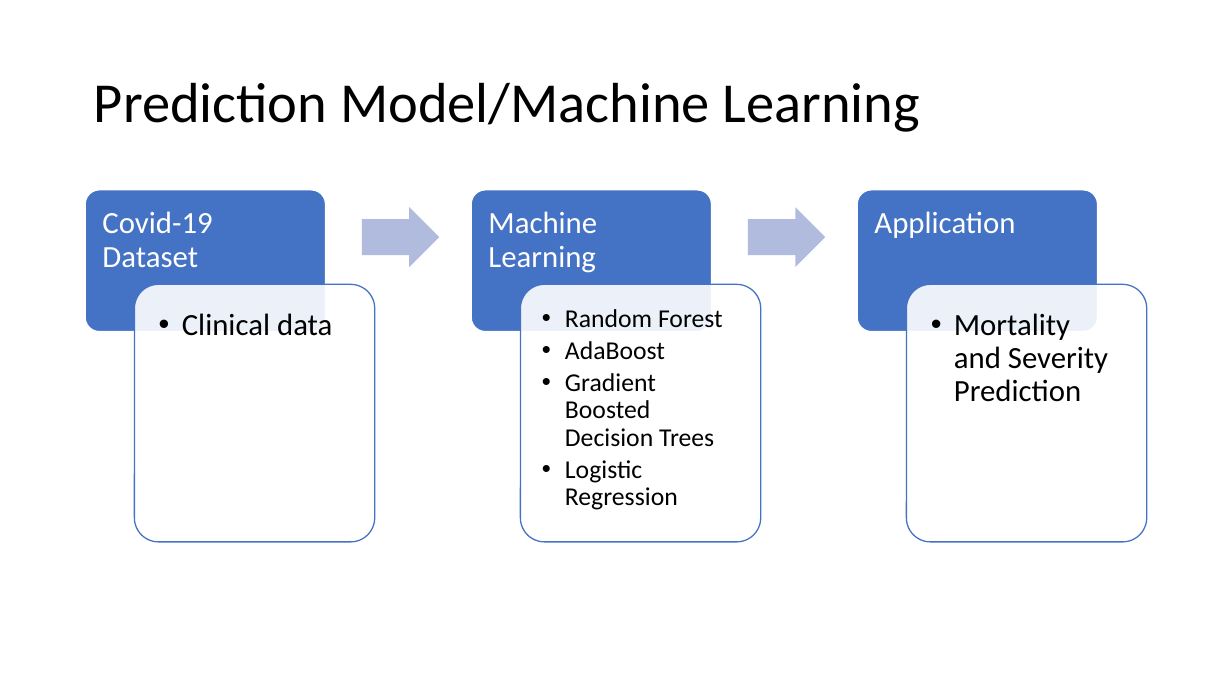
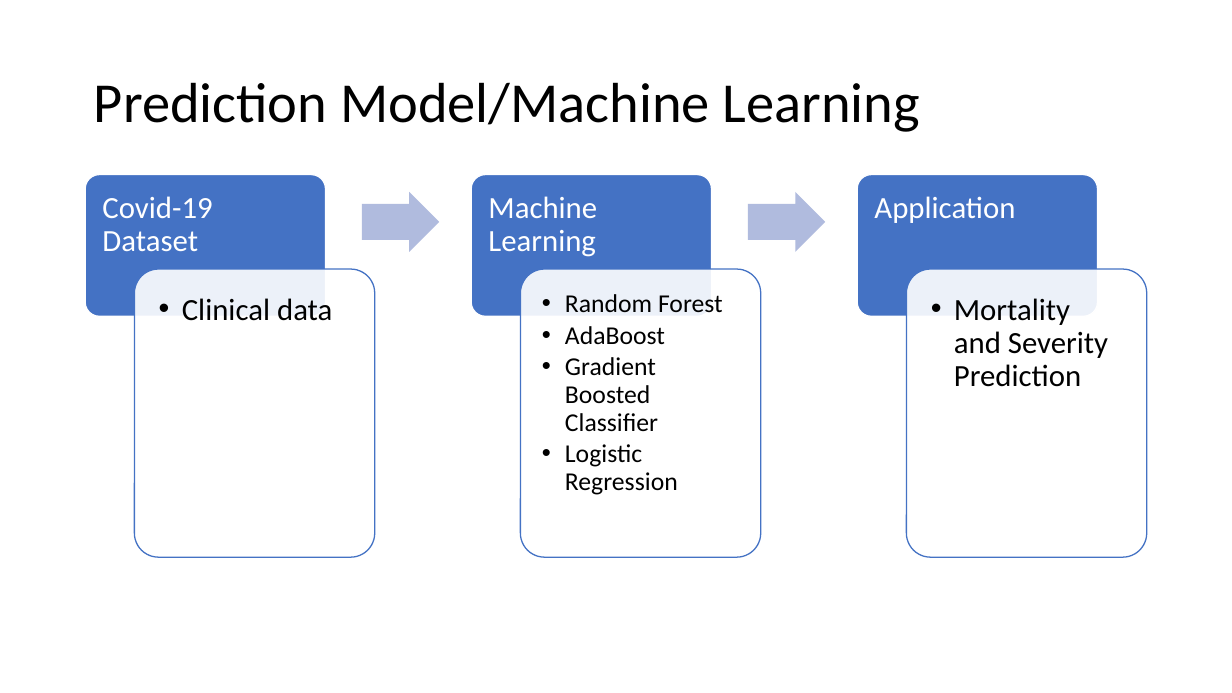
Before and after one commit to rvroomiii/group_hub, a slide deck: slide 6 of Covid-presentation.pptx (slide 5 before the commit). Drawn at 1232x693 pixels with LibreOffice and Linux fonts; fonts in the diff are those of the drawing. Boxes give left, top, right and bottom in pixels: in the first picture for what was removed or moved away, otherwise in the second. Text is boxed around its words. In the diff, an @@ line names an element or a change of style, - is before the commit and + after.

```diff
--- a/Covid-presentation.pptx
+++ b/Covid-presentation.pptx
@@ 3 texts, 3 rounded rectangles, 2 right arrows: place and size @@
-3 texts, 3 rounded rectangles, 2 right arrows at box(85, 190, 1098, 332)
+3 texts, 3 rounded rectangles, 2 right arrows at box(85, 175, 1098, 316)
@@ rounded rectangle: place and size @@
-rounded rectangle at box(135, 285, 375, 543)
+rounded rectangle at box(135, 269, 375, 557)
@@ rounded rectangle: place and size @@
-rounded rectangle at box(520, 285, 761, 543)
+rounded rectangle at box(520, 269, 761, 557)
@@ rounded rectangle: place and size @@
-rounded rectangle at box(907, 285, 1147, 543)
+rounded rectangle at box(907, 269, 1147, 557)
@@ text "Clinical data": place and size @@
-text "Clinical data" at box(182, 313, 332, 336)
+text "Clinical data" at box(182, 298, 332, 321)
@@ text "Random Forest": place and size @@
-text "Random Forest" at box(565, 309, 723, 510)
+text "Random Forest" at box(565, 294, 723, 495)
@@ text "Mortality and Severity Prediction": place and size @@
-text "Mortality and Severity Prediction" at box(954, 313, 1108, 402)
+text "Mortality and Severity Prediction" at box(954, 298, 1108, 387)
@@ text at box(565, 357, 658, 432): text changed @@
-  • Gradient Boosted Decision Trees
+  • Gradient Boosted Classifier
```
Also in this commit, not shown: 4 other slides changed, 6 slides added, 3 slides removed.
